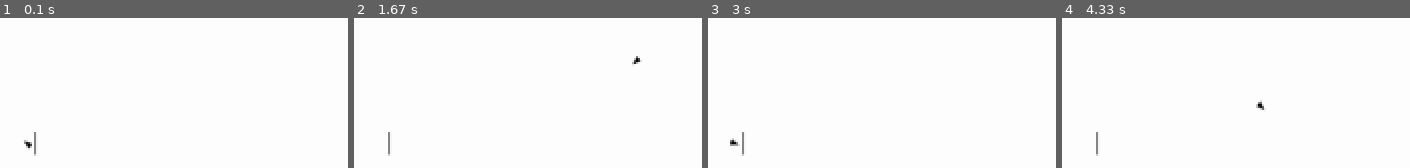
Above: before the commit, frames 1-4 (left to right).
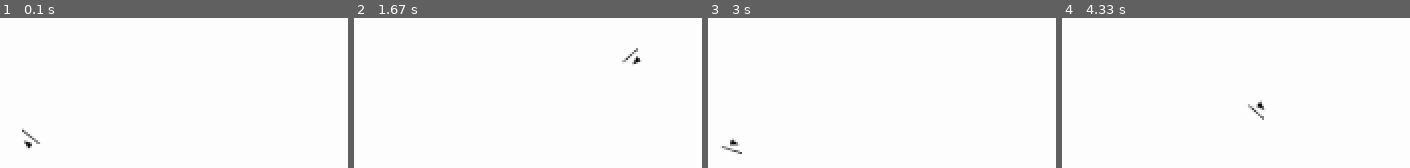
Above: after the commit, the same moments.

Repository: LeBoku/tds
Game: pygame game, started from tds/tds/tds.py
Same seed, same stepped clock (60 frames per second), same inputs: the game is played once before the commit and once after it.
Inputs (mouse positions are in pixels of both pictures, inside the frame that each line leads up to):
- Up to frame 1 (0.1 s): no input
- Up to frame 2 (1.67 s): hold D 0.33-0.8 s; move the mouse to (outside the picture) at 0.37 s; hold W 0.83-1.13 s; move the mouse to (outside the picture) at 0.87 s; hold D 1.17-1.63 s; move the mouse to (outside the picture) at 1.2 s
- Up to frame 3 (3 s): hold A 1.67-2.2 s; move the mouse to (outside the picture) at 1.7 s; hold S 2.23-2.53 s; move the mouse to (outside the picture) at 2.27 s; hold A 2.57-2.97 s; move the mouse to (outside the picture) at 2.6 s
- Up to frame 4 (4.33 s): hold W 3-3.37 s; move the mouse to (outside the picture) at 3.03 s; hold D 3.4-4.03 s; move the mouse to (outside the picture) at 3.43 s; hold S from 4.07 s (still down); move the mouse to (outside the picture) at 4.1 s

The runs differ from the first frame. In frame 1, 0.2% of the frame differs, in the area x 6-12%, y 73-92%; in frame 2, 0.2%; in frame 3, 0.2%; in frame 4, 0.2%, in the area x 9-59%, y 57-92%.

Commit message:
alignment if weapon with character

Diff:
--- a/tds/tds/base/displayHandler.py
+++ b/tds/tds/base/displayHandler.py
@@ -5,6 +5,10 @@
 
 		self.setUpBaseImage()
 
+	@property
+	def dimensions(self):
+		return self.baseImage.get_size()
+
 	def setUpBaseImage(self):
 		pass
 
--- a/tds/tds/map/mapController.py
+++ b/tds/tds/map/mapController.py
@@ -33,7 +33,6 @@
 
 		spear = WeaponController(self)
 		spear.setBaseImage(weapons.spear())
-		spear.coord = [510, 400]
 		self.player.weapon = spear
 
 	def display(self):
--- a/tds/tds/mapEntity/character/characterController.py
+++ b/tds/tds/mapEntity/character/characterController.py
@@ -11,8 +11,10 @@
 	@weapon.setter
 	def weapon(self, weapon):
 		if(self.weapon is not None):
+			self.weapon.character = None;
 			self.map.removeEntity(self.weapon)
 
+		weapon.character = self
 		self.map.addEntity(weapon)
 
 		self._weapon = weapon
--- a/tds/tds/mapEntity/player/playerController.py
+++ b/tds/tds/mapEntity/player/playerController.py
@@ -5,8 +5,9 @@
 from .playerDisplay import PlayerDisplay
 
 from pygameUtil.EventHandling import EventListener
+from pygameUtil import math_
 
-import pygameUtil.math
+
 
 class PlayerController(CharacterController):
 	def __init__(self, map):
@@ -17,7 +18,7 @@
 		self.displayHandler = PlayerDisplay(self)
 
 	def display(self):
-		self.angle = pygameUtil.math.calcAngleBetweenPositions(self.coord, pygame.mouse.get_pos())
+		self.angle = math_.calcAngleBetweenPositions(self.coord, pygame.mouse.get_pos())
 		return super().display()
 
 	def registerEvents(self):
--- a/tds/tds/mapEntity/weapon/weaponController.py
+++ b/tds/tds/mapEntity/weapon/weaponController.py
@@ -1,10 +1,25 @@
+import math
 import pygame.transform
 
 from mapEntity.MapEntityController import MapEntityController
 
-import pygameUtil.imageHelper
+from pygameUtil import math_
 
 class WeaponController(MapEntityController):
 	def __init__(self, map):
 		super().__init__(map)
 		self.character = None
+		self.offsetToCharacter = [10, 0]
+		self.offsetToCharacterAngle = 0
+
+	def alignToCharacter(self):
+		offsetAngle = (math_.calcAngleBetweenPositions((0,0), self.offsetToCharacter) + self.character.angle) % 360
+		offsetDistance = math.sqrt(self.offsetToCharacter[0] ** 2 + self.offsetToCharacter[1] ** 2)
+
+
+		self.coord = math_.calcNewPosByAngleAndDistance(self.character.coord, offsetAngle, offsetDistance)
+		self.angle = (self.character.angle + self.offsetToCharacterAngle) % 360
+
+	def display(self):
+		self.alignToCharacter()
+		return super().display()
Renamed: tds/tds/pygameUtil/math.py -> tds/tds/pygameUtil/math_.py
Not shown, changed: tds/tds/tds.pyproj
